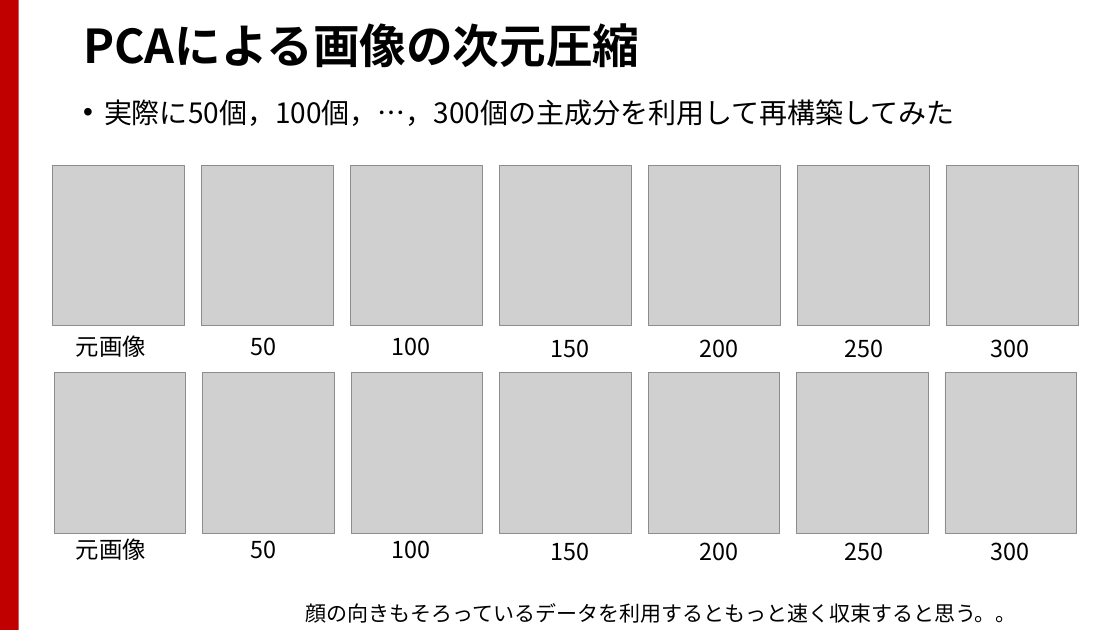
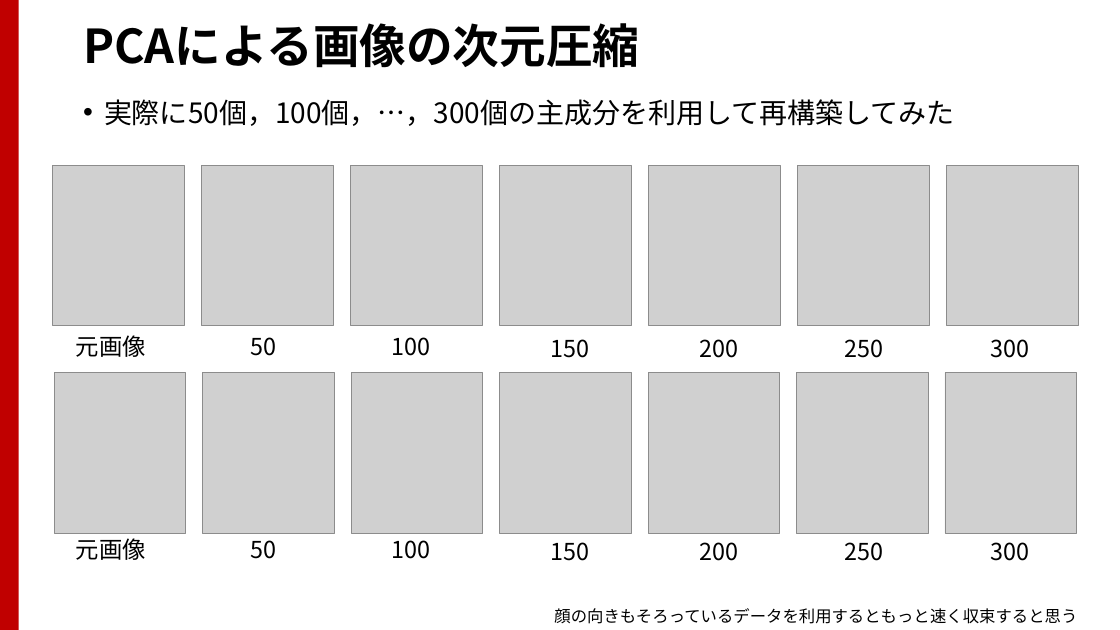
Before and after one commit to TakashiIjiri/TakashiIjiri.github.io, a slide deck: slide 32 of classes/dm2019_2/dm2_8.pptx (slide 31 before the commit). Drawn at 1120x630 pixels with LibreOffice and Linux fonts; fonts in the diff are those of the drawing; grey boxes stand for pictures. Boxes give left, top, right and bottom in pixels: in the first picture for what was removed or moved away, otherwise in the second. Text is boxed around its words. In the diff, an @@ line names an element or a change of style, - is before the commit and + after.

```diff
--- a/classes/dm2019_2/dm2_8.pptx
+++ b/classes/dm2019_2/dm2_8.pptx
@@ text at [554, 608, 1077, 624]: text changed; size 18 to 14 pt @@
-顔の向きもそろっているデータを利用するともっと速く収束すると思う。。
+顔の向きもそろっているデータを利用するともっと速く収束すると思う
```
Also in this commit, not shown: 25 other slides changed, 1 slide added, 3 other files.
